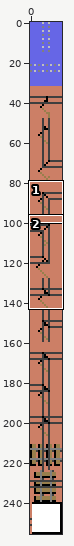
Two versions of one sprite sheet, graphics/firebreak.png. The first picture is a wide view before the edit; the outline marks the close-up.
Close-up. Before:
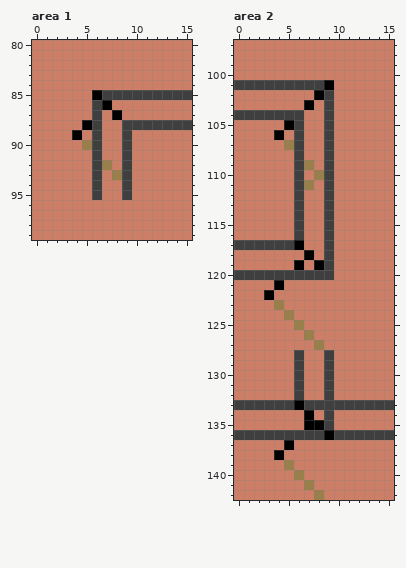
The file is 16x256 pixels. Shown: area 1: x 0..15, y 80..99; area 2: x 0..15, y 97..142. The commit also changed other parts of the picture, which this record leaves out.
The result:
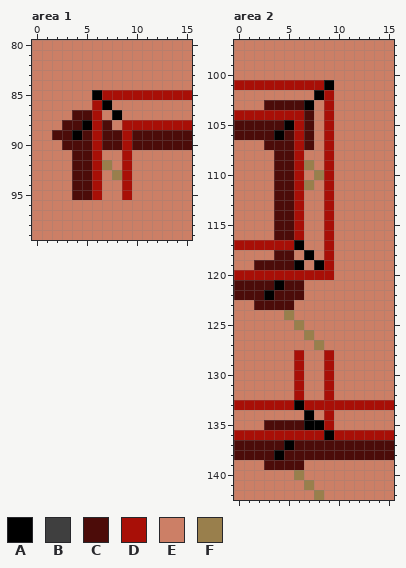
Palette (. is transparent): A #000000  B #3f3f3f  C #4c0c09  D #a80f07  E #cc7f66  F #997f4c
The exact change:
Area 1:
y 85: x 7..15 BBBBBBBBB -> DDDDDDDDD
y 86: x 6 B -> D
y 87: x 4..6 EEB -> CCD
y 88: x 3..4 EE -> CC; x 6..7 BE -> DC; x 9..15 BBBBBBB -> DDDDDDD
y 89: x 2..3 EE -> CC; x 5..15 EBEEBEEEEEE -> CDCCDCCCCCC
y 90: x 3..15 EEFBEEBEEEEEE -> CCCDCCDCCCCCC
y 91..95: x 4..6 EEB -> CCD; x 9 B -> D
Area 2:
y 101: x 0..8 BBBBBBBBB -> DDDDDDDDD
y 102: x 9 B -> D
y 103: x 3..6 EEEE -> CCCC; x 9 B -> D
y 104: x 0..7 BBBBBBBE -> DDDDDDDC; x 9 B -> D
y 105: x 0..4 EEEEE -> CCCCC; x 6..7 BE -> DC; x 9 B -> D
y 106: x 0..3 EEEE -> CCCC; x 5..7 EBE -> CDC; x 9 B -> D
y 107: x 3..7 EEFBE -> CCCDC; x 9 B -> D
y 108..116: x 4..6 EEB -> CCD; x 9 B -> D
y 117: x 0..5 BBBBBB -> DDDDDD; x 9 B -> D
y 118: x 4..5 EE -> CC; x 9 B -> D
y 119: x 2..5 EEEE -> CCCC; x 9 B -> D
y 120: x 0..9 BBBBBBBBBB -> DDDDDDDDDD
y 121: x 0..3 EEEE -> CCCC; x 5..6 EE -> CC
y 122: x 0..2 EEE -> CCC; x 4..6 EEE -> CCC
y 123: x 2..5 EEFE -> CCCC
y 128..132: x 6 B -> D; x 9 B -> D
y 133: x 0..5 BBBBBB -> DDDDDD; x 7..15 BBBBBBBBB -> DDDDDDDDD
y 134: x 9 B -> D
y 135: x 3..6 EEEE -> CCCC; x 9 B -> D
y 136: x 0..8 BBBBBBBBB -> DDDDDDDDD; x 10..15 BBBBBB -> DDDDDD
y 137: x 0..4 EEEEE -> CCCCC; x 6..15 EEEEEEEEEE -> CCCCCCCCCC
y 138: x 0..3 EEEE -> CCCC; x 5..15 EEEEEEEEEEE -> CCCCCCCCCCC
y 139: x 3..6 EEFE -> CCCC
Pixel boxes of the changes (left, top, right, bottom) in both close-ups:
changed: (52, 90, 192, 200)
changed: (234, 80, 334, 310)
changed: (234, 350, 394, 470)
